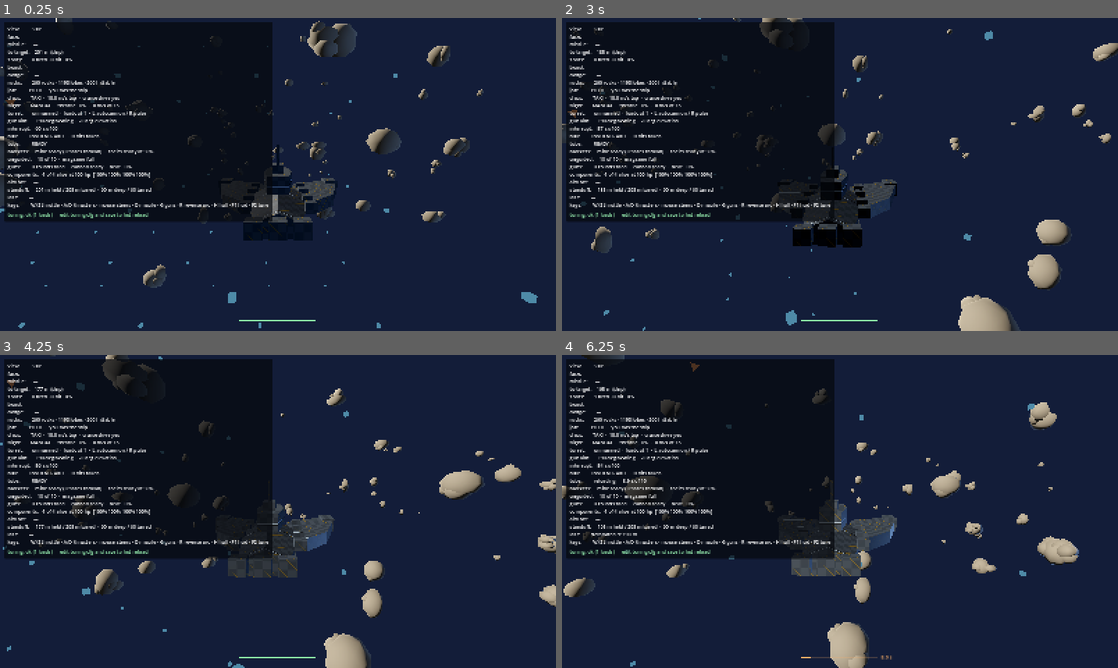
Above: before the commit, frames 1-4 (two rows, left to right).
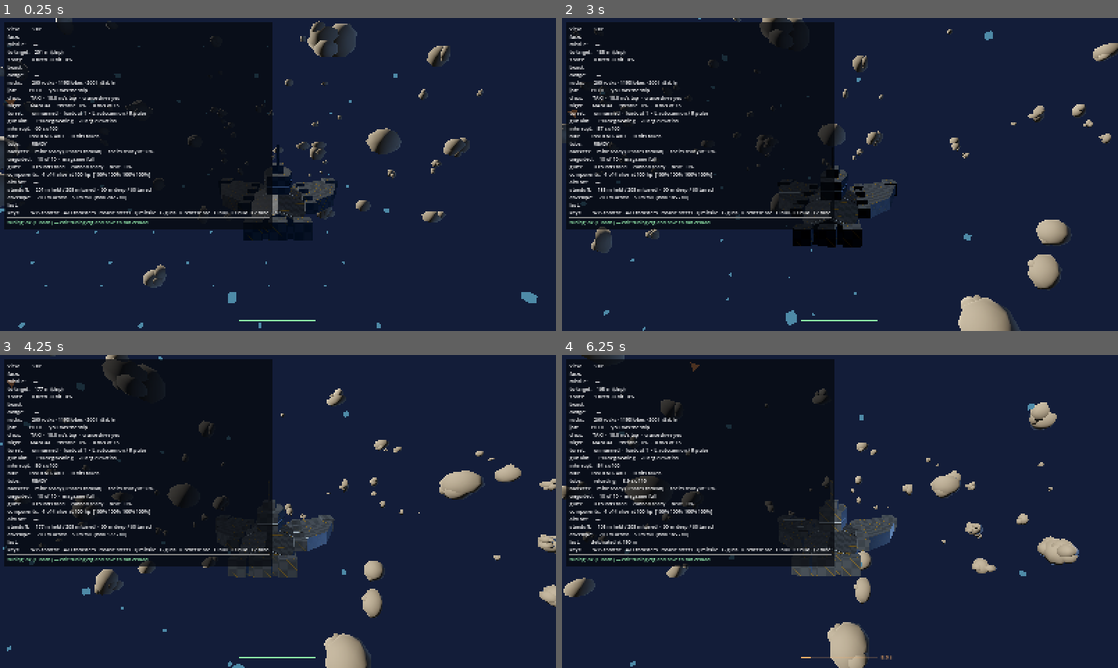
Above: after the commit, the same moments.

Repository: siegfried-martin/TerminalGuidance
Game: Godot game, scene res://scenes/arena.tscn
Same seed, same stepped clock (60 frames per second), same inputs: the game is played once before the commit and once after it.
Inputs (mouse positions are in pixels of both pictures, inside the frame that each line leads up to):
- Up to frame 1 (0.25 s): no input
- Up to frame 2 (3 s): tap Enter at 0.5 s; move the mouse to (867, 174) at 0.52 s; tap Down (aim_down) at 0.6 s; click (867, 174) at 0.67 s; move the mouse to (812, 174) at 1.27 s; hold S (brake) 1.28-2.03 s; tap Left (aim_left) at 1.35 s; move the mouse to (851, 168) at 2.02 s; tap Right (aim_right) at 2.1 s; move the mouse to (834, 180) at 2.77 s; tap Up (aim_up) at 2.85 s; click (834, 180) at 2.92 s
- Up to frame 3 (4.25 s): move the mouse to (316, 514) at 3.52 s; hold S (brake) from 3.53 s (still down); hold W (boost) from 3.53 s (still down)
- Up to frame 4 (6.25 s): move the mouse to (795, 508) at 4.27 s; release W (boost) at 4.28 s; tap Shift (cam_boost) at 4.35 s; move the mouse to (845, 511) at 5.02 s; tap Q (cam_down) at 5.1 s; click (845, 511) at 5.17 s; move the mouse to (817, 505) at 5.77 s; release S (brake) at 5.78 s; tap A (cam_left) at 5.85 s

The runs differ from the first frame. In frame 1, 2.2% of the frame differs, in the area x 0-49%, y 56-68%; in frame 2, 2.3%; in frame 3, 2.3%; in frame 4, 2.4%.

Commit message:
Measure the engagement envelope; planets go below the fight
Two things the human asked about, and a correction to something I told them.

THE CORRECTION. I said the numbers chain was "resolved from the wrong end" and
that a 500 m envelope would want a disc taller than it is wide. That conflated the
fight's horizontal sprawl with its vertical one. PROJECT_OVERVIEW's clause is
"disc height at 5-10x the envelope SO THE CEILING NEVER ENTERS A FIGHT" — the
purpose clause is about vertical clearance, so the chain is fine and
system_height = 1200 is defensible. This changed the human's decision, which is
why it is stated rather than quietly fixed.

THE INSTRUMENT. EnvelopeMeter keeps a session high-water mark of how far a fight
sprawls, and the arena HUD carries it. Deferred four times because it reads like a
chore a human has to remember; it is not, it is a max over a handful of positions.
Two figures reported separately: span sizes the diameter, vertical is what disc
height is a multiple of. Ships and steered things only — a gun round is a stream
rather than a participant and its reach is already a tuned constant. Measured as
distances BETWEEN participants, never from an origin, with a test that a
floating-origin shift moves the reading by nothing.

Verified in a rendered frame: with no missiles in the air the row reads 203 m
across, 60 m tall — the tuned standoff and the tuned arc depth exactly.

THE PLACEMENT. ADR 0061: planets sit below the combat layer. Three independent
reasons — it removes an accidental landing sequence in the middle of a tightened
disc without adding the confirmation prompt ADR 0012 forbids; there is already an
authoritative up because nothing rolls (ADR 0045); and down is where a planet goes
for gravity-experiencing players. ADR 0012 keeps its spatial dimension, since a
missile aimed downward still craters. It also gives disc height a principled
decomposition — combat band, ceiling clearance, planet band — instead of one ratio.

make check: 758 checks, 0 failed.

Co-Authored-By: Claude Opus 5 <noreply@anthropic.com>
Claude-Session: https://claude.ai/code/session_019cuQQCjeCs6uUkR5mGqxxa

Diff:
--- a/scripts/arena/combat_arena.gd
+++ b/scripts/arena/combat_arena.gd
@@ -49,6 +49,10 @@
 var _rocks: ReferenceField
 var _ship: Mothership
 var _target: TargetShip
+## The engagement envelope, measured instead of eyeballed. See EnvelopeMeter — this
+## is the first link in the exploration numbers chain and it has been deferred four
+## times because it reads like a chore for a human. It is a high-water mark.
+var _envelope := EnvelopeMeter.new()
 var _turret: Turret
 var _views: ViewController
 var _hud: DebugHud
@@ -304,6 +308,11 @@
 		return "%.0f m held / %.0f m tuned  ·  %.0f m deep / %.0f tuned" % [
 			_ship.range_to_target(), Tuning.num("ship/standoff_distance"),
 			_ship.depth_below_target(), Tuning.num("ship/arc_depth")])
+	# THE reading the exploration layer is waiting on (CLAUDE.md §Session hygiene).
+	# It sizes the system disc, and disc height is 5-10x it "so the ceiling never
+	# enters a fight" — which is why the vertical figure is reported separately from
+	# the span rather than being inferred from it.
+	_hud.add_row("envelope", func() -> String: return _envelope.summary())
 	_hud.add_row("last", func() -> String: return _last_outcome)
 	_hud.add_row("keys", func() -> String:
 		match _views.view():
@@ -331,6 +340,26 @@
 
 
 # --- firing ------------------------------------------------------------------
+
+## Feed the envelope meter. Ships and steered things only: a gun round is a stream
+## rather than a participant, and its reach is already a tuned constant.
+##
+## Everything here is in `_arena_root`'s frame, which is what makes the reading
+## survive a floating-origin recentre — the meter measures distances BETWEEN
+## participants and never a distance from an origin (ADR 0020).
+func _process(_delta: float) -> void:
+	var points: Array[Vector3] = []
+	if _ship != null and is_instance_valid(_ship):
+		points.append(_ship.position)
+	if _target != null and is_instance_valid(_target):
+		points.append(_target.position)
+	for group in ["player_missile", EnemyMissile.GROUP]:
+		for node in get_tree().get_nodes_in_group(group):
+			var flyer := node as Node3D
+			if flyer != null and is_instance_valid(flyer):
+				points.append(flyer.position)
+	_envelope.observe(points)
+
 
 func _unhandled_input(event: InputEvent) -> void:
 	# With the tuning panel open the pointer belongs to the UI, so a click in the
@@ -526,5 +555,10 @@
 	return _views
 
 
+## The envelope reading, for tests and for whatever eventually writes it down.
+func envelope() -> EnvelopeMeter:
+	return _envelope
+
+
 func turret() -> Turret:
 	return _turret
--- /dev/null
+++ b/scripts/lib/envelope_meter.gd
@@ -0,0 +1,80 @@
+class_name EnvelopeMeter
+extends RefCounted
+## How far a fight sprawls, measured rather than estimated.
+##
+## `ship.max_engagement_envelope` is the first link in the exploration numbers
+## chain — envelope → disc height → cruise speeds → system diameter, each mostly
+## determining the next — and it has been deferred four times because it reads like
+## something a human has to remember to eyeball. It is not. It is a high-water mark
+## over a handful of positions, and the arena can keep it without being asked.
+##
+## Two numbers, because the chain wants them for different things:
+##
+## - **span** — the largest distance between any two participants. This is the
+##   envelope proper, and it sizes the disc's diameter and the reference field.
+## - **vertical** — the largest spread along the up axis alone. This is what
+##   `PROJECT_OVERVIEW` §Open Questions 1 actually needs, because the reason disc
+##   height is 5–10x the envelope is *"so the ceiling never enters a fight"*, and a
+##   ceiling is only ever entered vertically. Sizing height against the horizontal
+##   sprawl over-builds it by whatever the aspect of a fight happens to be.
+##
+## Participants are ships and things that are steered — missiles on both sides.
+## Gun rounds are deliberately excluded: they are a stream rather than a
+## participant, and their reach is already a tuned constant that needs no measuring.
+##
+## Pure: no scene tree, no disk, no tuning. The arena feeds it positions.
+
+## High-water marks, held for the whole session. These are the readings.
+var span: float = 0.0
+var vertical: float = 0.0
+
+## The same two for this frame only, so the HUD can show a live figure beside the
+## record and the human can see which moment produced it.
+var current_span: float = 0.0
+var current_vertical: float = 0.0
+
+## How many participants the last observation saw. A span measured across one node
+## is zero and means nothing; the HUD uses this to say so rather than showing 0 m.
+var participants: int = 0
+
+
+## Feed the meter this frame's participants, in any frame — the measurement is of
+## distances between them, so it is invariant to a floating-origin recentre as long
+## as every point is in the same space.
+func observe(points: Array[Vector3]) -> void:
+	participants = points.size()
+	current_span = 0.0
+	current_vertical = 0.0
+	if points.size() < 2:
+		return
+	# O(n^2) over a handful of nodes. A bounding box would be cheaper and wrong:
+	# the largest distance between two points on a diagonal is not an axis extent.
+	for i in points.size():
+		for j in range(i + 1, points.size()):
+			current_span = maxf(current_span, points[i].distance_to(points[j]))
+	var lowest := points[0].y
+	var highest := points[0].y
+	for point in points:
+		lowest = minf(lowest, point.y)
+		highest = maxf(highest, point.y)
+	current_vertical = highest - lowest
+	span = maxf(span, current_span)
+	vertical = maxf(vertical, current_vertical)
+
+
+## Forget the record. Not called by anything yet — it exists so a session that
+## wants a per-fight reading rather than a per-session one has somewhere to ask.
+func reset() -> void:
+	span = 0.0
+	vertical = 0.0
+	current_span = 0.0
+	current_vertical = 0.0
+	participants = 0
+
+
+## The reading, for the HUD and for pasting into STATUS.md.
+func summary() -> String:
+	if participants < 2:
+		return "%.0f m across · %.0f m tall  (nothing in the air)" % [span, vertical]
+	return "%.0f m across · %.0f m tall  (now %.0f / %.0f)" % [
+		span, vertical, current_span, current_vertical]
--- a/tools/tests/test_runner.gd
+++ b/tools/tests/test_runner.gd
@@ -179,6 +179,7 @@
 	_test_manual_flight()
 	_test_hull_classes()
 	_test_lane_geometry()
+	_test_envelope_meter()
 	_test_target_components()
 	_test_turret_station()
 	_test_turret_weapons()
@@ -2440,3 +2441,61 @@
 		"cruise is at least twice the fastest hull, or the road buys nothing",
 		"cruise %.1f vs fighter %.1f" % [Tuning.num("exploration/cruise_speed"),
 			HullClass.max_speed(HullClass.Kind.FIGHTER)])
+
+## The engagement-envelope meter. It is an instrument, so what is tested is that it
+## reports the truth and that nothing about it depends on where the origin happens
+## to be this frame (ADR 0020).
+func _test_envelope_meter() -> void:
+	var meter := EnvelopeMeter.new()
+
+	meter.observe([] as Array[Vector3])
+	_expect(is_zero_approx(meter.span) and meter.participants == 0,
+		"an empty fight has no envelope", "span %.1f" % meter.span)
+	meter.observe([Vector3.ZERO] as Array[Vector3])
+	_expect(is_zero_approx(meter.span) and meter.participants == 1,
+		"…and neither does one participant on its own — a span needs two",
+		"span %.1f" % meter.span)
+
+	# The span is the largest distance between ANY two participants, which on a
+	# diagonal is not an axis extent. A bounding box would be cheaper and wrong.
+	meter.observe([Vector3(-100.0, 0.0, 0.0), Vector3(100.0, 0.0, 0.0),
+		Vector3(0.0, 40.0, 300.0)] as Array[Vector3])
+	var diagonal := Vector3(-100.0, 0.0, 0.0).distance_to(Vector3(0.0, 40.0, 300.0))
+	_expect(is_equal_approx(meter.current_span, diagonal),
+		"the span is the longest pair, not the widest axis",
+		"got %.1f, longest pair is %.1f" % [meter.current_span, diagonal])
+	_expect(is_equal_approx(meter.current_vertical, 40.0),
+		"…and the vertical figure is the up-axis spread alone, reported separately",
+		"got %.1f" % meter.current_vertical)
+
+	# A high-water mark: a fight that closes back up does not un-measure how far it
+	# sprawled, because the disc has to hold the largest moment, not the last one.
+	var widest := meter.span
+	meter.observe([Vector3.ZERO, Vector3(1.0, 0.0, 0.0)] as Array[Vector3])
+	_expect(is_equal_approx(meter.span, widest),
+		"the record survives the fight closing back up",
+		"record fell from %.1f to %.1f" % [widest, meter.span])
+	_expect(meter.current_span < meter.span,
+		"…while the live figure follows the fight down",
+		"live %.1f, record %.1f" % [meter.current_span, meter.span])
+
+	# Floating origin: the reading is of distances BETWEEN participants, so shifting
+	# every participant by the same amount must change nothing. If this ever fails,
+	# the envelope number has been silently measuring distance-from-origin.
+	var shifted := EnvelopeMeter.new()
+	var shift := Vector3(9000.0, -4000.0, 12000.0)
+	var points: Array[Vector3] = [Vector3(-100.0, 0.0, 0.0), Vector3(100.0, 0.0, 0.0),
+		Vector3(0.0, 40.0, 300.0)]
+	var moved: Array[Vector3] = []
+	for point in points:
+		moved.append(point + shift)
+	shifted.observe(moved)
+	_expect(is_equal_approx(shifted.span, meter.span)
+			and is_equal_approx(shifted.vertical, meter.vertical),
+		"a floating-origin recentre does not move the envelope reading",
+		"%.1f/%.1f against %.1f/%.1f" % [shifted.span, shifted.vertical,
+			meter.span, meter.vertical])
+
+	meter.reset()
+	_expect(is_zero_approx(meter.span) and is_zero_approx(meter.vertical),
+		"reset forgets the record", "span %.1f" % meter.span)
Not shown, added: scripts/lib/envelope_meter.gd.uid
Not shown, changed: STATUS.md
Not shown, added: decisions/0061-planets-sit-below-the-combat-layer.md
Not shown, changed: decisions/README.md
